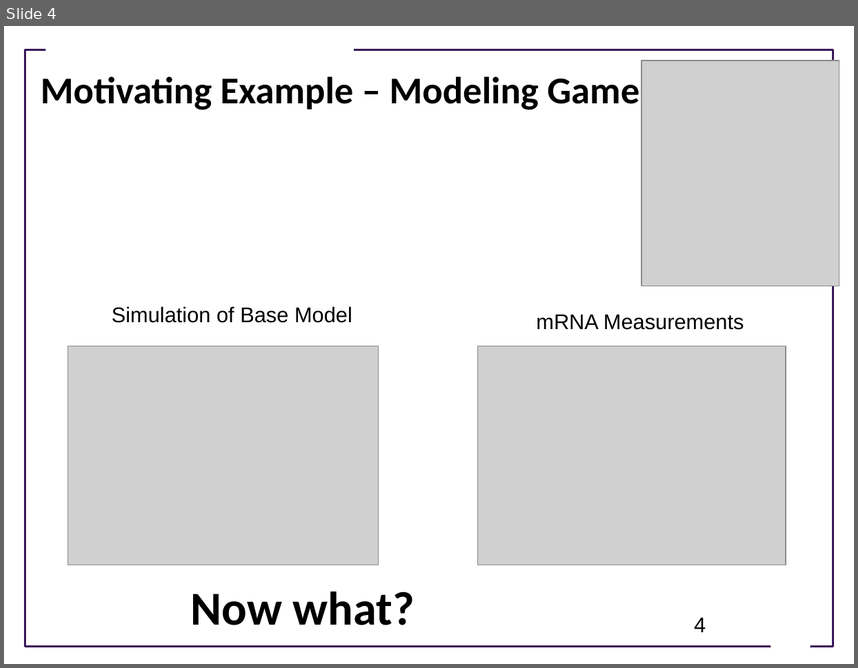
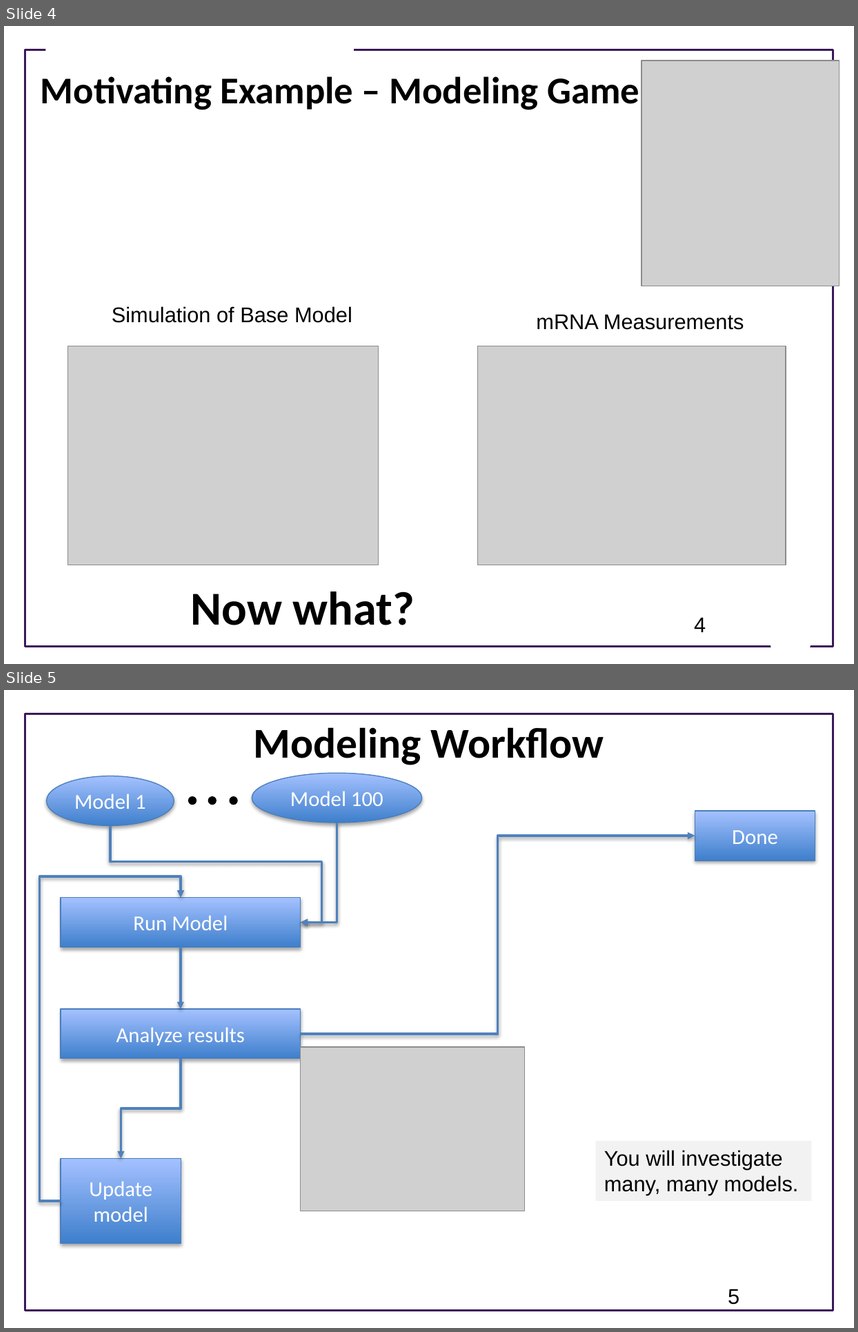
Before and after one commit to ModelEngineering/advancing-biomedical-models, a slide deck: lectures/lecture_17/Lecture_17_Generating_And_Using_Multiple_Models.pptx. Shown one above the other, each under a label of ours: slide 4 before the commit, slides 4 and 5 after it. The pictures are 858x668 and 858x1332 pixels, drawn with LibreOffice and Linux fonts; fonts in the diff are those of the drawing; grey boxes stand for pictures; background and template pictures are left out. Boxes give left, top, right and bottom in pixels: in the first picture for what was removed or moved away, otherwise in the second. Text is boxed around its words. In the diff, an @@ line names an element or a change of style, - is before the commit and + after.

```diff
--- a/lectures/lecture_17/Lecture_17_Generating_And_Using_Multiple_Models.pptx
+++ b/lectures/lecture_17/Lecture_17_Generating_And_Using_Multiple_Models.pptx
@@ slide 5 added at box(4, 690, 854, 1328), background #FFFFFF; not listed: 1 template element that a slide beside it also shows @@
@@ title added at box(254, 727, 604, 765), 36 pt, text #000000, bold @@
+Modeling Workflow
@@ ellipse added at box(47, 776, 174, 825), fill gradient #3F80CE to #A4C4FF, outline #4B7EBC 0.75 pt, 18 pt, text #FFFFFF @@
+Model 1
@@ ellipse added at box(252, 773, 422, 822), fill gradient #3F80CE to #A4C4FF, outline #4B7EBC 0.75 pt, 18 pt, text #FFFFFF @@
+Model 100
@@ ellipse added at box(188, 796, 197, 805), fill #000000 @@
@@ ellipse added at box(208, 796, 217, 805), fill #000000 @@
@@ ellipse added at box(229, 796, 238, 805), fill #000000 @@
@@ rectangle added at box(695, 811, 816, 860), fill gradient #3F80CE to #A4C4FF, outline #4B7EBC 0.75 pt, 18 pt, text #FFFFFF @@
+Done
@@ elbow arrow added from (110, 825) to (301, 922), #4F81BD 2 pt @@
@@ elbow arrow added from (337, 822) to (301, 922), #4F81BD 2 pt @@
@@ elbow arrow added from (301, 1034) to (695, 836), #4F81BD 2 pt @@
@@ elbow arrow added from (61, 1201) to (181, 898), #4F81BD 2 pt @@
@@ rectangle added at box(61, 898, 301, 947), fill gradient #3F80CE to #A4C4FF, outline #4B7EBC 0.75 pt, 18 pt, text #FFFFFF @@
+Run Model
@@ elbow arrow added from (181, 947) to (181, 1009), #4F81BD 2 pt @@
@@ rectangle added at box(61, 1009, 301, 1058), fill gradient #3F80CE to #A4C4FF, outline #4B7EBC 0.75 pt, 18 pt, text #FFFFFF @@
+Analyze results
@@ elbow arrow added from (181, 1058) to (121, 1159), #4F81BD 2 pt @@
@@ picture added at box(301, 1047, 525, 1211) @@
@@ rectangle added at box(595, 1141, 811, 1201), fill #F2F2F2, 18 pt, text #000000 @@
+You will investigate many, many models.
@@ rectangle added at box(61, 1159, 181, 1243), fill gradient #3F80CE to #A4C4FF, outline #4B7EBC 0.75 pt, 18 pt, text #FFFFFF @@
+Update model
@@ page number added at box(728, 1288, 740, 1304), 18 pt, text #000000 @@
+5
```
Also in this commit, not shown: 3 slides changed, 15 other slides added, 1 slide removed, 1 other file.
